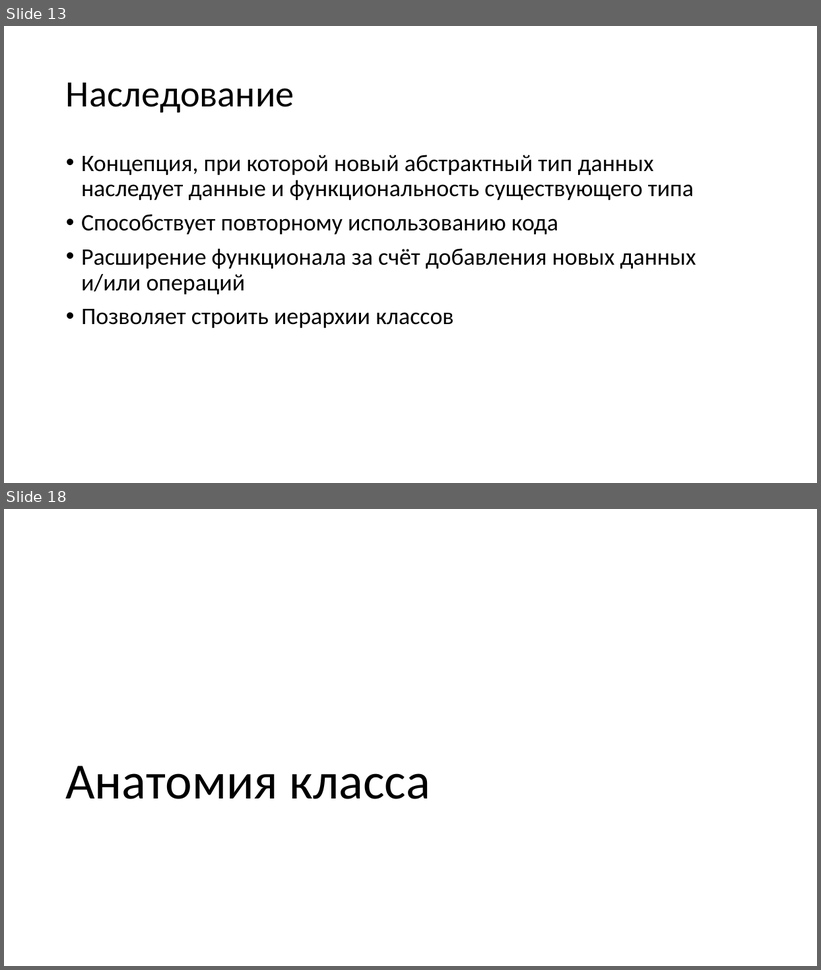
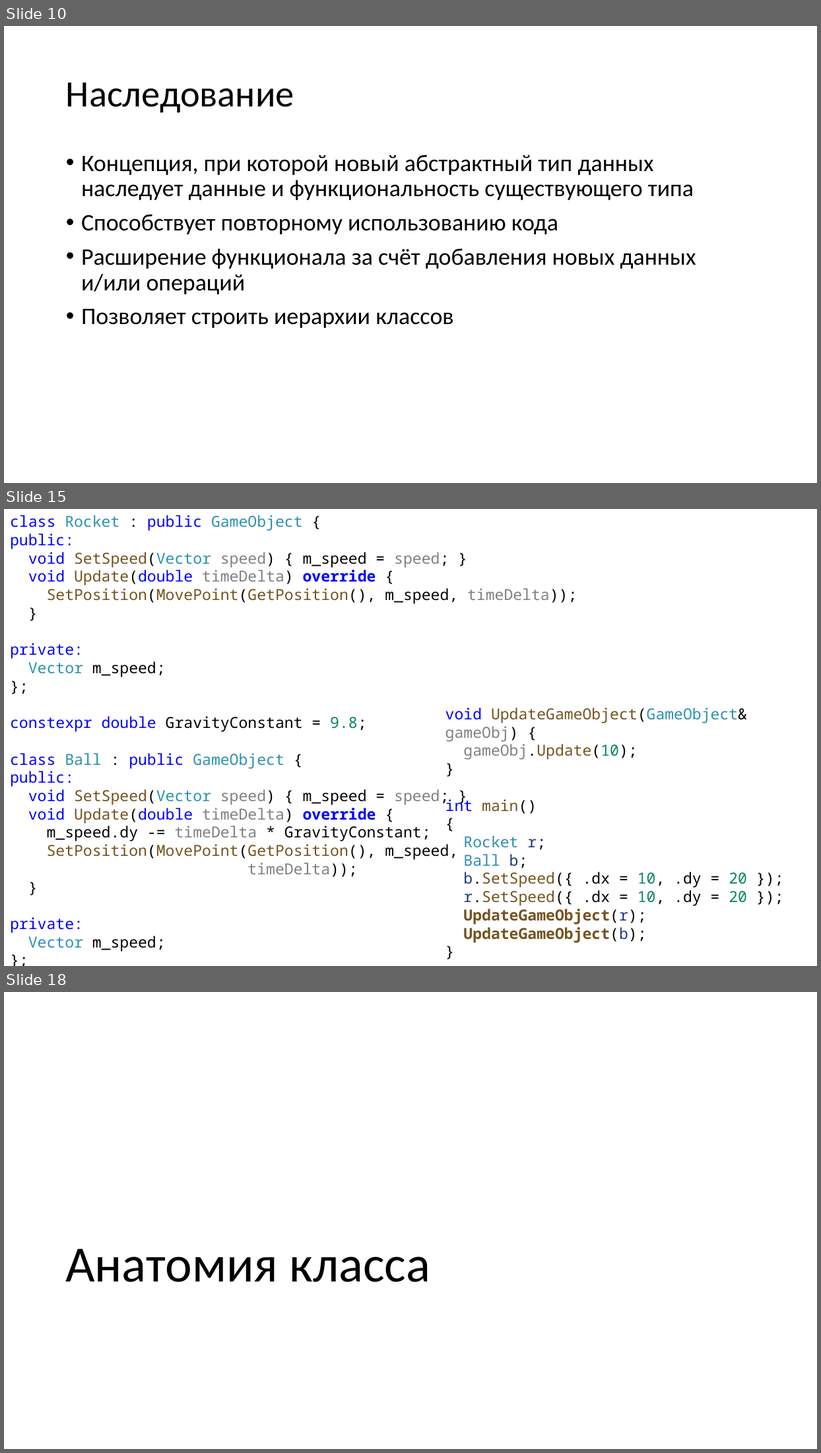
Before and after one commit to alexey-malov/oop, a slide deck: lectures/02/Основы ООП.pptx. Shown one above the other, each under a label of ours: slides 13 and 18 before the commit, slides 10, 15 and 18 after it; the slides between them are not shown. The pictures are 821x970 and 821x1453 pixels, drawn with LibreOffice and Linux fonts; fonts in the diff are those of the drawing. Boxes give left, top, right and bottom in pixels: in the first picture for what was removed or moved away, otherwise in the second. Text is boxed around its words. In the diff, an @@ line names an element or a change of style, - is before the commit and + after.

```diff
--- a/lectures/02/Основы ООП.pptx
+++ b/lectures/02/Основы ООП.pptx
@@ slide 15 added at (4,509,817,966), background #FFFFFF @@
@@ text added at (10,515,577,952), 18 pt, text #000000 @@
+class Rocket : public GameObject {
+public:
+void SetSpeed(Vector speed) { m_speed = speed; }
+void Update(double timeDelta) override {
+SetPosition(MovePoint(GetPosition(), m_speed, timeDelta));
+}
+private:
+Vector m_speed;
+};
+constexpr double GravityConstant = 9.8;
+class Ball : public GameObject {
+public:
+void SetSpeed(Vector speed) { m_speed = speed; }
+void Update(double timeDelta) override {
+m_speed.dy -= timeDelta * GravityConstant;
+SetPosition(MovePoint(GetPosition(), m_speed,
+timeDelta));
+}
+private:
+Vector m_speed;
+};
@@ text added at (446,708,747,943), 18 pt, text #74531F @@
+void UpdateGameObject(GameObject& gameObj) {
+gameObj.Update(10);
+}
+int main()
+{
+Rocket r;
+Ball b;
+b.SetSpeed({ .dx = 10, .dy = 20 });
+r.SetSpeed({ .dx = 10, .dy = 20 });
+UpdateGameObject(r);
+UpdateGameObject(b);
+}
@@ what was slide 13 is now slide 10 @@
```
Also in this commit, not shown: 14 slides changed, 7 other slides added, 5 slides removed, 10 other files.
